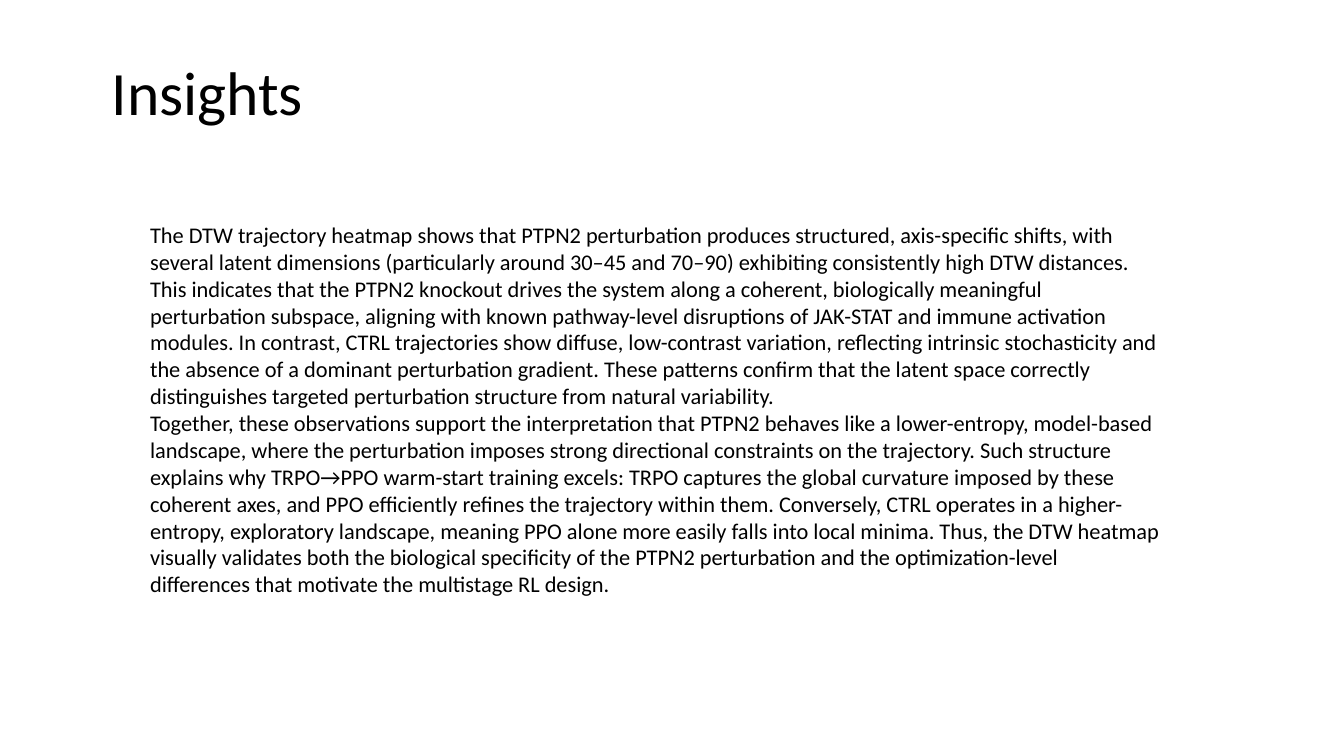
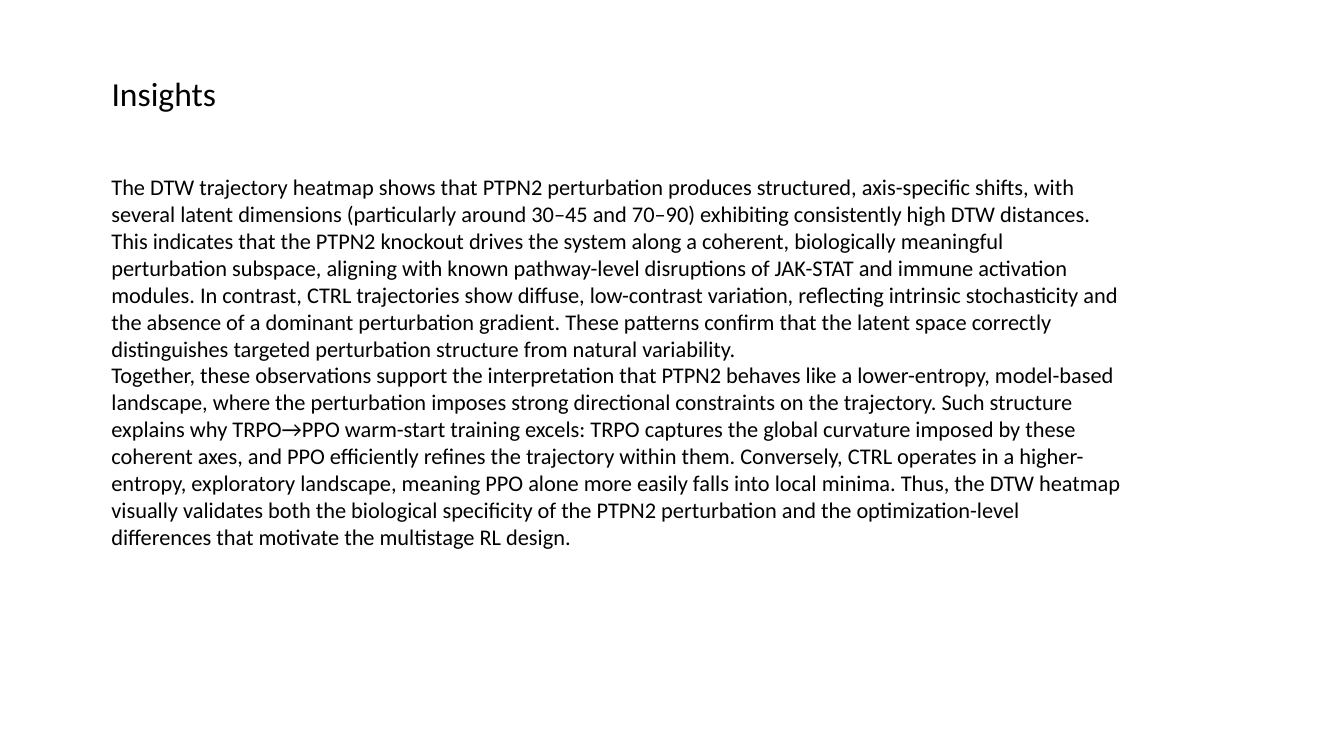
Before and after one commit to boabangf/GNN_RL_gene_trajectory_perturbation, a slide deck: slide 13 of ppt slides for omic codeathon (1).pptx. Drawn at 1344x756 pixels with LibreOffice and Linux fonts; fonts in the diff are those of the drawing. Boxes give left, top, right and bottom in pixels: in the first picture for what was removed or moved away, otherwise in the second. Text is boxed around its words. In the diff, an @@ line names an element or a change of style, - is before the commit and + after.

```diff
--- a/ppt slides for omic codeathon (1).pptx
+++ b/ppt slides for omic codeathon (1).pptx
@@ title "Insights" at [112,82,216,112]: size 44 to 24 pt @@
@@ text "The DTW trajectory heatmap shows ...": place and size @@
-text "The DTW trajectory heatmap shows ..." at [150,227,1159,596]
+text "The DTW trajectory heatmap shows ..." at [111,179,1120,549]
```
Also in this commit, not shown: 10 other slides changed.
